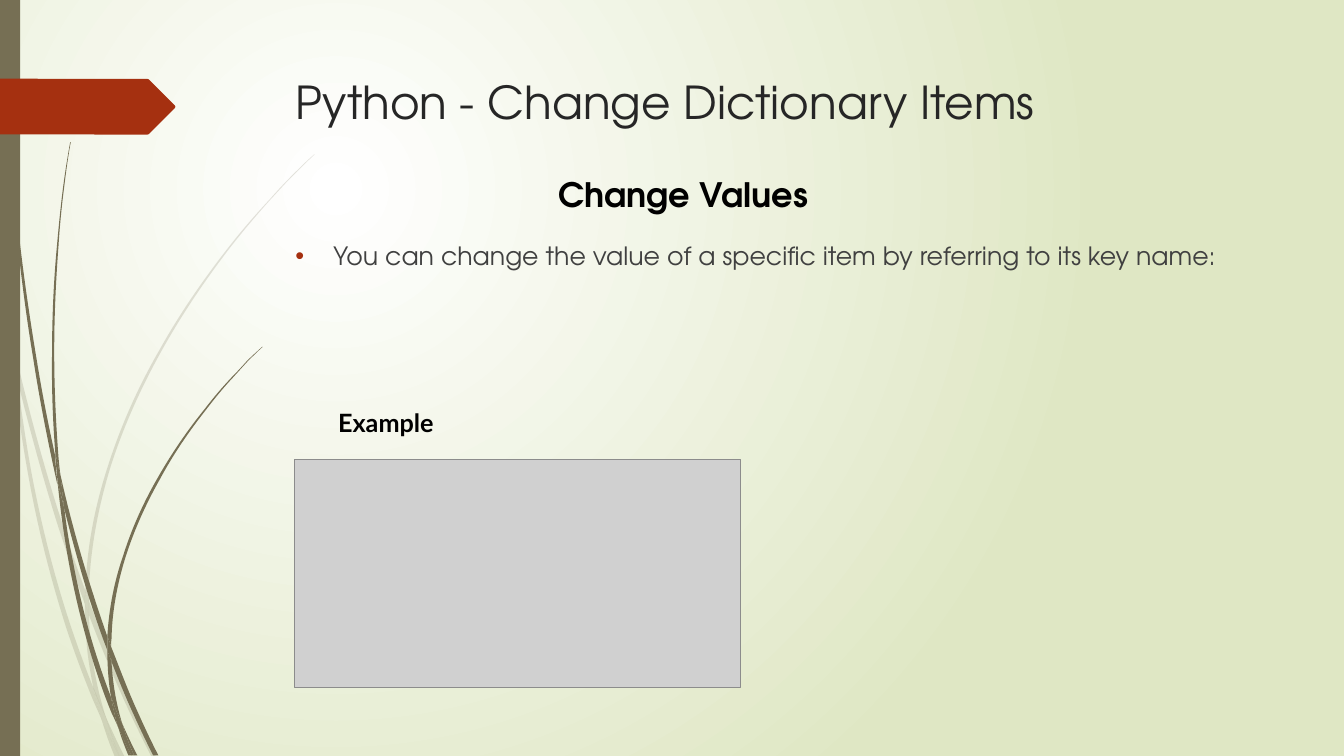
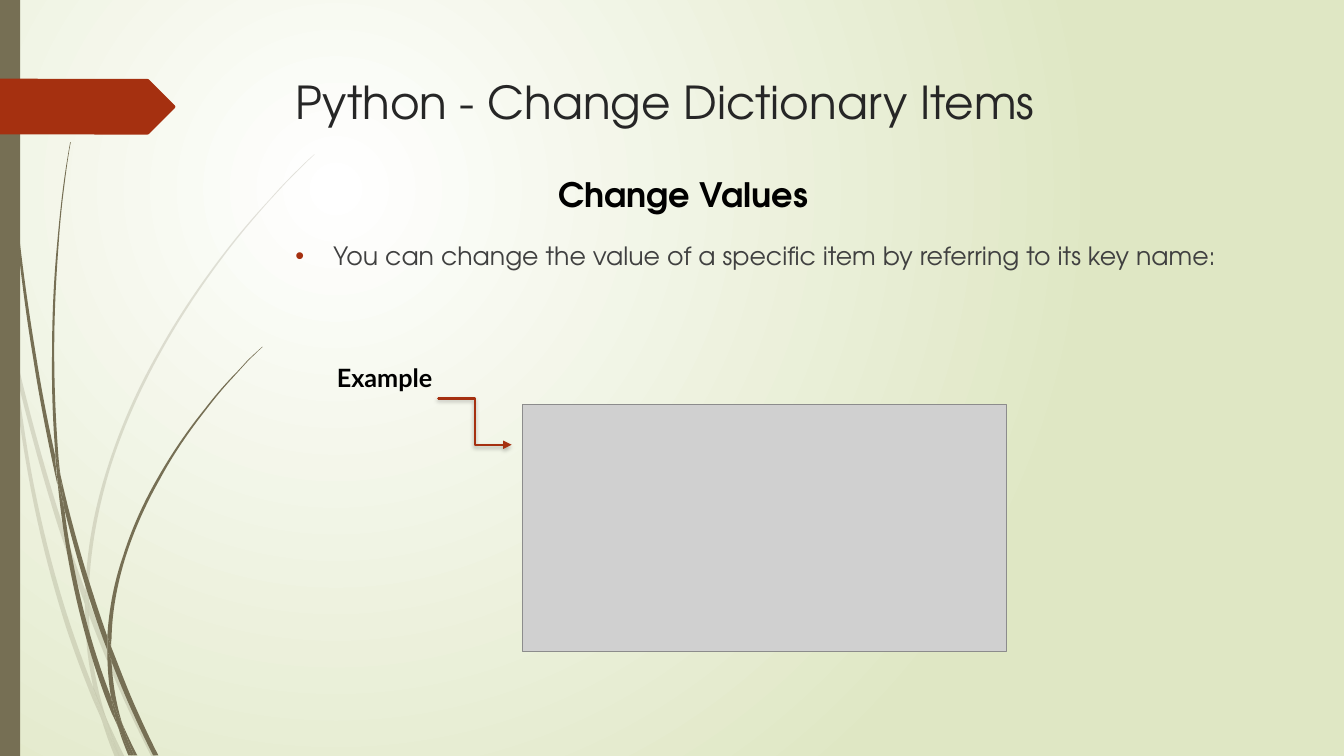
Before and after one commit to reesenacario/cs2022, a slide deck: slide 10 of 4110E240MyjournalinPython.pptx (slide 8 before the commit). Drawn at 1344x756 pixels with LibreOffice and Linux fonts; fonts in the diff are those of the drawing; grey boxes stand for pictures. Boxes give left, top, right and bottom in pixels: in the first picture for what was removed or moved away, otherwise in the second. Text is boxed around its words. In the diff, an @@ line names an element or a change of style, - is before the commit and + after.

```diff
--- a/4110E240MyjournalinPython.pptx
+++ b/4110E240MyjournalinPython.pptx
@@ text "Example": place and size @@
-text "Example" at [338, 413, 434, 437]
+text "Example" at [337, 368, 433, 392]
@@ elbow arrow added from (439, 398) to (512, 445), #A53010 1.75 pt @@
@@ picture: place and size @@
-picture at [294, 460, 741, 688]
+picture at [522, 404, 1006, 651]
```
Also in this commit, not shown: 7 other slides changed, 89 slides added, 1 slide removed.
